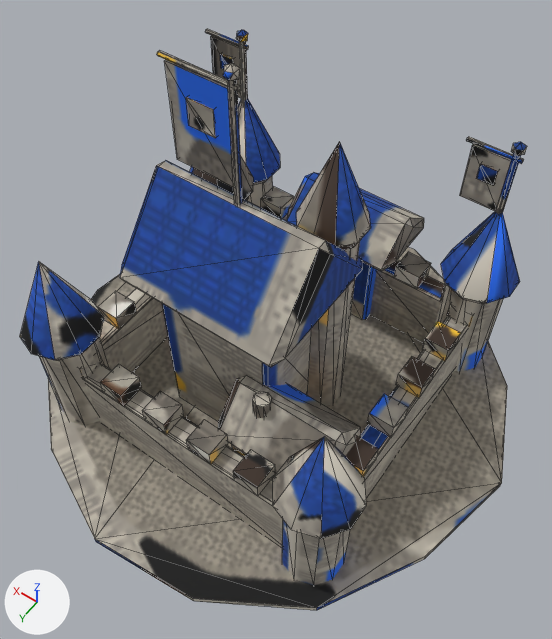
An edit to the glTF model game/assets/models/residence_dl4_blue.glb, drawn before and after from the same camera.
The view is the same before and after, from a 50 mm camera at (-0.91, 1.28, 2.35) aimed at (-0.09, 0.14, 0.55). The axes (+X, +Y, +Z) are drawn at lower left. The lights are the same throughout. The picture after the commit comes second. Mesh edges are drawn as thin lines. Vertices at exactly the same position are counted once.

Objects in the first picture: 'residence_dl4_blue'.
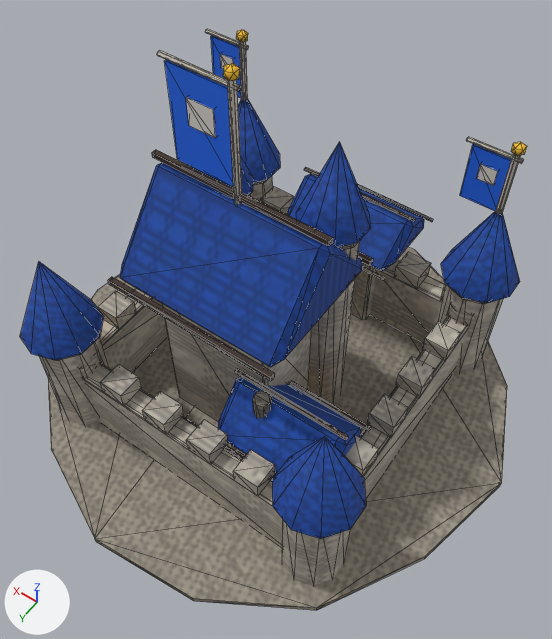
Pixel boxes (x1, y1, x2, y2) of what changed, in the pictures (552 x 639 px):
part 1 of me_m, added: after (304, 167, 415, 222)
part 2 of me_m, added: after (357, 184, 433, 222)
part 3 of me_m, added: after (362, 266, 385, 280)
part 4 of me_m, added: after (152, 150, 333, 246)
part 5 of me_m, added: after (358, 252, 373, 266)
part 6 of me_m, added: after (108, 277, 275, 381)
part 7 of me_m, added: after (235, 369, 348, 440)
part 8 of me_m, added: after (290, 381, 371, 431)
part 9 of me_m, added (mostly hidden): after (224, 447, 273, 482)
part 10 of me_m, surface changed: (20, 29, 527, 610) in both

The change in detail:
me_m is used by ob_residence_dl4_blue; location (0.0, 0.0, 0.0).
me_m had 1112 vertices, 1860 faces and spanned x -0.86..0.82, y -0.84..0.84, z -0.01..1.36.
me_m now has 1184 vertices, 1968 faces and spans x -0.86..0.82, y -0.84..0.84, z -0.01..1.36.
me_m part 1: a new loose piece, a box spanning x -0.22..0.22, y -0.4845..-0.4755, z 0.5373..0.5463, in mat_baked (picture img_bake).
me_m part 2: a new loose piece, a box spanning x -0.22..0.22, y -0.6545..-0.6455, z 0.3982..0.4072, in mat_baked (picture img_bake).
me_m part 3: a new loose piece, a box spanning x -0.22..0.22, y -0.3145..-0.3055, z 0.3982..0.4072, in mat_baked (picture img_bake).
me_m part 4: a new loose piece, a box spanning x -0.25..0.33, y 0.111..0.128, z 0.955..0.972, in mat_baked (picture img_bake).
me_m part 5: a new loose piece, a box spanning x -0.25..0.33, y -0.138..-0.121, z 0.657..0.674, in mat_baked (picture img_bake).
me_m part 6: a new loose piece, a box spanning x -0.25..0.33, y 0.361..0.379, z 0.657..0.674, in mat_baked (picture img_bake).
me_m part 7: a new loose piece, a box spanning x -0.455..-0.065, y 0.295..0.306, z 0.448..0.459, in mat_baked (picture img_bake).
me_m part 8: a new loose piece, a box spanning x -0.455..-0.065, y 0.14..0.151, z 0.273..0.284, in mat_baked (picture img_bake).
me_m part 9: a new loose piece, a box spanning x -0.455..-0.065, y 0.45..0.461, z 0.273..0.284, in mat_baked (picture img_bake).
me_m part 10: 1829 kept faces spanning x -0.86..0.82, y -0.84..0.84, z -0.01..1.36 get new texture (UV) coordinates.
